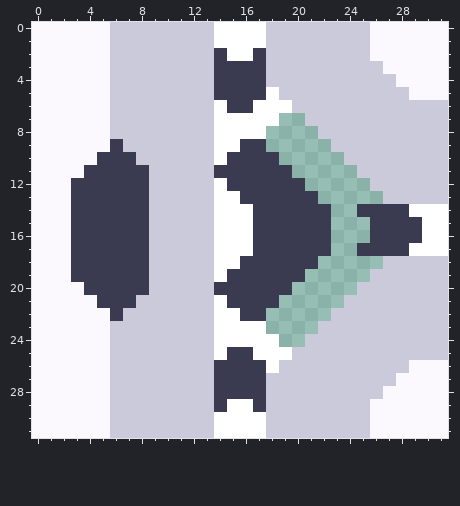
Pixel-art sprite -- assets/sprites/blocks/distribution/submarine-duct-top-4.png. The first picture shows the starting point.
The file is 32x32 pixels.
The same view after the edit:
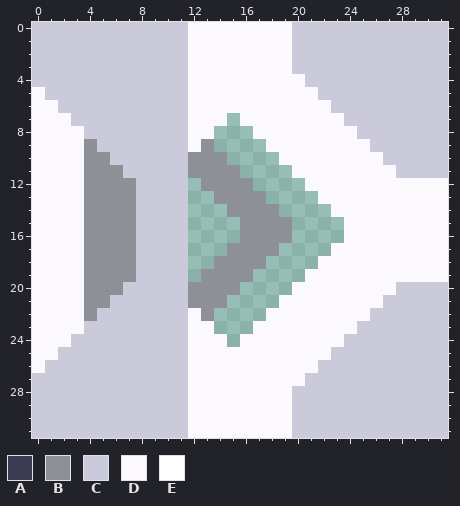
Palette (. is transparent): A #3a3a50  B #8e9097  C #cbcadb  D #fbf9fd  E #ffffff
From old to new:
Changed rows in their new state; - is an unchanged pixel.
first column x 0:
 0 CCCCCC------DDDDDDDD------CCCCCC
 1 CCCCCC------DDDDDDDD------CCCCCC
 2 CCCCCC------DDDDDDDD------CCCCCC
 3 CCCCCC------DDDDDDDD-------CCCCC
 4 CCCCCC------DDDDDDDDD-------CCCC
 5 -CCCCC------DDDDDDDDDD-------CCC
 6 --CCCC------DDDDDDDDDDD---------
 7 ---CCC------DDD.DDDDDDDD--------
 8 ----CC------DD...DDDDDDDD-------
 9 ----BCC-----DB....DDDDDDDD------
10 ----BBCC----BBB....DDDDDDDD-----
11 ----BBBCC---BBBB....DDDDDDDD----
12 ---DBBBBC---.BBBB....DDDDDDDDDDD
13 ---DBBBBC---..BBBB....DDDDDDDDDD
14 ---DBBBBC---...BBBB....DDDDDDDDD
15 ---DBBBBC---....BBBB...-DDDDDDDD
16 ---DBBBBC---....BBBB...-DDDDDDDD
17 ---DBBBBC---...BBBB....DDDDDDDDD
18 ---DBBBBC---..BBBB....DDDDDDDDDD
19 ---DBBBBC---.BBBB....DDDDDDDDDDD
20 ----BBBCC---BBBB....DDDDDDDD----
21 ----BBCC----BBB....DDDDDDDD-----
22 ----BCC-----DB....DDDDDDDD------
23 ----CC------DD...DDDDDDDD-------
24 ---CCC------DDD.DDDDDDDD--------
25 --CCCC------DDDDDDDDDDD---------
26 -CCCCC------DDDDDDDDDD-------CCC
27 CCCCCC------DDDDDDDDD-------CCCC
28 CCCCCC------DDDDDDDD-------CCCCC
29 CCCCCC------DDDDDDDD------CCCCCC
30 CCCCCC------DDDDDDDD------CCCCCC
31 CCCCCC------DDDDDDDD------CCCCCC
Where, in picture pixels (left, top, right, bottom), the same in both pictures:
changed: (32, 22, 149, 438)
changed: (188, 22, 448, 438)
